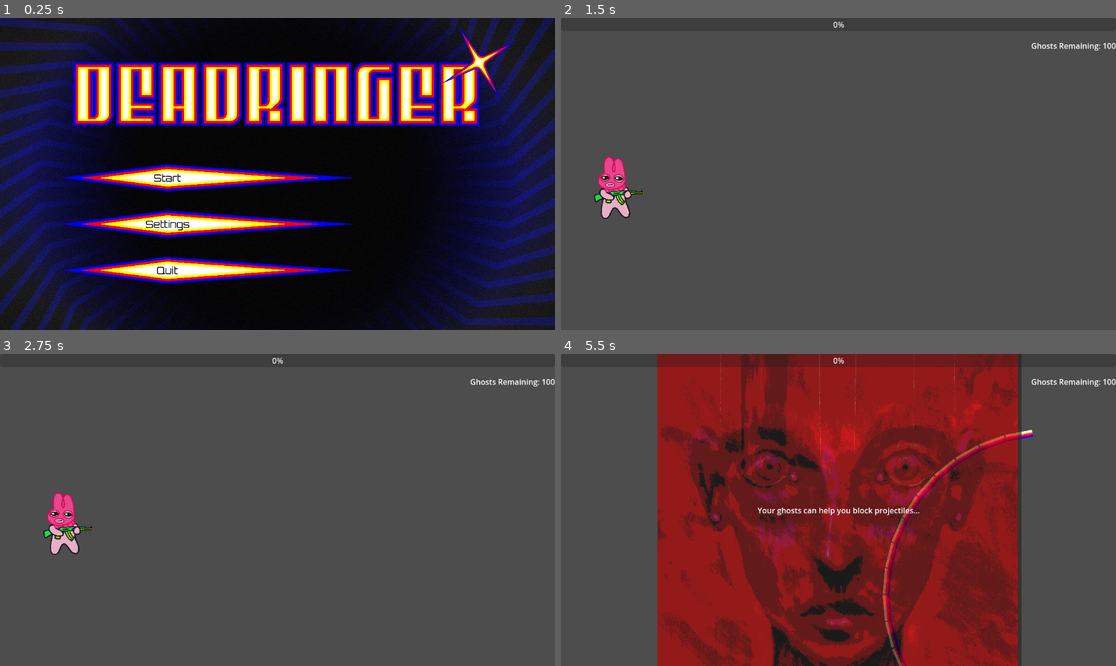
Above: before the commit, frames 1-4 (two rows, left to right).
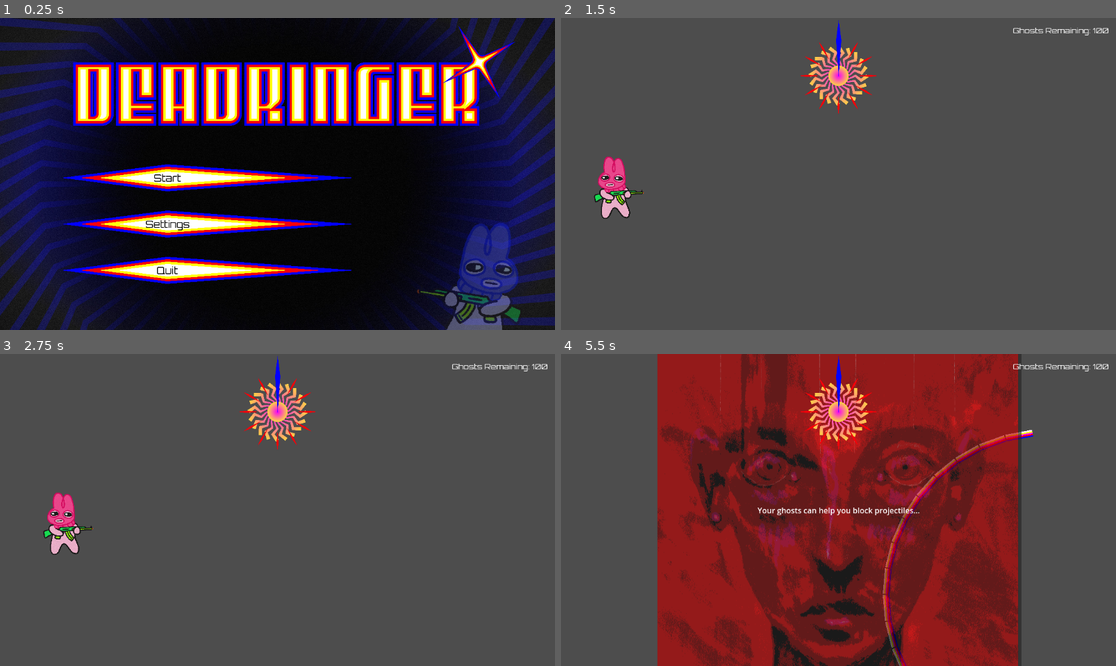
Above: after the commit, the same moments.

Repository: NovaTome/ntgamejam2025
Game: Godot game, scene res://Scenes/root.tscn
Same seed, same stepped clock (60 frames per second), same inputs: the game is played once before the commit and once after it. The engine's default icon, where the game draws it, is replaced by a stand-in: a white triangle on a blue panel in a dark square.
Inputs (mouse positions are in pixels of both pictures, inside the frame that each line leads up to):
- Up to frame 1 (0.25 s): no input
- Up to frame 2 (1.5 s): click "Start" at 0.5 s; tap Enter at 1.25 s; move the mouse to (960, 158) at 1.27 s; hold D (right) from 1.28 s (still down); hold R (ring) from 1.28 s (still down); click (960, 158) at 1.42 s
- Up to frame 3 (2.75 s): move the mouse to (166, 525) at 2.02 s; release D (right) at 2.03 s; release R (ring) at 2.03 s; hold S (down) from 2.03 s (still down); tap Space (fire) at 2.1 s; tap R (ring) at 2.3 s
- Up to frame 4 (5.5 s): move the mouse to (894, 441) at 2.77 s; release S (down) at 2.78 s; hold D (right) 2.78-3.53 s; hold R (ring) 2.78-3.53 s; tap Space (fire) at 3.5, 5.1 s; move the mouse to (810, 572) at 3.52 s; hold W (up) 3.53-4.28 s; tap X (spawn) at 3.6 s; click (810, 572) at 3.67 s; tap R (ring) at 3.8, 5.3 s; move the mouse to (1005, 556) at 4.27 s; hold R (ring) 4.28-5.03 s; hold A (left) from 4.28 s (still down); move the mouse to (672, 463) at 5.02 s

The runs differ from the first frame. In frame 1, 2.9% of the frame differs, in the area x 75-94%, y 65-100%; in frame 2, 1.5%; in frame 3, 1.5%; in frame 4, 4.0%, in the area x 17-100%, y 0-31%.

Commit message:
Add clock, Add ghost to main menu, Add quit functionality to quit button

Diff:
--- a/Scenes/UI/gui.tscn
+++ b/Scenes/UI/gui.tscn
@@ -1,18 +1,13 @@
-[gd_scene load_steps=3 format=3 uid="uid://ciq371u7ni228"]
+[gd_scene load_steps=6 format=3 uid="uid://ciq371u7ni228"]
 
 [ext_resource type="Script" uid="uid://dblvl5rd8204o" path="res://Scripts/UI/gui.gd" id="1_vqpta"]
 [ext_resource type="Texture2D" uid="uid://bieclbc2u0d4p" path="res://Assets/face.png" id="2_q081c"]
+[ext_resource type="FontFile" uid="uid://lcrbq1y7yp2m" path="res://Assets/Orbitron-VariableFont_wght.ttf" id="3_81ldm"]
+[ext_resource type="Texture2D" uid="uid://lxn7is4qcamv" path="res://Assets/Clock/TheClock-01.png" id="3_nxoro"]
+[ext_resource type="Texture2D" uid="uid://fbqfxi0v0pup" path="res://Assets/Clock/TheClock-14.png" id="4_cksue"]
 
 [node name="GUI" type="CanvasLayer"]
 script = ExtResource("1_vqpta")
-
-[node name="ProgressBar" type="ProgressBar" parent="."]
-anchors_preset = 10
-anchor_right = 1.0
-offset_bottom = 27.0
-grow_horizontal = 2
-max_value = 60.0
-metadata/_edit_use_anchors_ = true
 
 [node name="Timer" type="Timer" parent="."]
 wait_time = 0.2
@@ -48,11 +43,36 @@
 anchors_preset = 1
 anchor_left = 1.0
 anchor_right = 1.0
-offset_left = -158.0
-offset_top = 46.0
-offset_bottom = 69.0
+offset_left = -177.0
+offset_top = 15.0
+offset_right = -15.0
+offset_bottom = 38.0
 grow_horizontal = 0
+theme_override_fonts/font = ExtResource("3_81ldm")
 text = "Ghosts Remaining:"
+
+[node name="ClockFaceTextureRect" type="TextureRect" parent="."]
+anchors_preset = 5
+anchor_left = 0.5
+anchor_right = 0.5
+offset_left = -82.0
+offset_top = 38.24
+offset_right = 82.0
+offset_bottom = 202.24
+grow_horizontal = 2
+texture = ExtResource("3_nxoro")
+expand_mode = 1
+
+[node name="ClockHandTextureRect" type="TextureRect" parent="ClockFaceTextureRect"]
+layout_mode = 1
+offset_left = -61.055
+offset_top = -111.0
+offset_right = 217.945
+offset_bottom = 168.0
+pivot_offset = Vector2(143.06, 192.84)
+texture = ExtResource("4_cksue")
+expand_mode = 1
+flip_v = true
 
 [connection signal="timeout" from="Timer" to="." method="_on_timer_timeout"]
 [connection signal="timeout" from="HintTimer" to="." method="_on_hint_timer_timeout"]
--- a/Scenes/UI/main_menu.tscn
+++ b/Scenes/UI/main_menu.tscn
@@ -7,6 +7,7 @@
 [ext_resource type="Texture2D" uid="uid://bbua21511rhx5" path="res://Assets/StraightProjectiles-01.png" id="4_u7lva"]
 [ext_resource type="Texture2D" uid="uid://c0ej8we4j7ate" path="res://Assets/StraightProjectiles-02.png" id="5_mrfpk"]
 [ext_resource type="FontFile" uid="uid://lcrbq1y7yp2m" path="res://Assets/Orbitron-VariableFont_wght.ttf" id="6_4pqbp"]
+[ext_resource type="Texture2D" uid="uid://7mcbfvs0ljrx" path="res://Assets/Player/ghost_1.png" id="8_k33u3"]
 
 [sub_resource type="Animation" id="Animation_i2xx2"]
 resource_name = "ScaleAnimation"
@@ -176,4 +177,13 @@
 }
 script = ExtResource("3_o14dv")
 
+[node name="Ghost1" type="Sprite2D" parent="."]
+modulate = Color(1, 1, 1, 0.392157)
+position = Vector2(984, 552)
+rotation = 0.127409
+scale = Vector2(0.150838, 0.150838)
+texture = ExtResource("8_k33u3")
+flip_h = true
+
 [connection signal="pressed" from="StartButton" to="." method="_on_start_button_pressed"]
+[connection signal="pressed" from="QuitButton" to="." method="_on_quit_button_pressed"]
--- a/Scripts/UI/gui.gd
+++ b/Scripts/UI/gui.gd
@@ -1,6 +1,10 @@
 extends CanvasLayer
 class_name GUI
-@onready var progress_bar: ProgressBar = $ProgressBar
+
+# Clock textures
+@onready var clock_face: TextureRect = $ClockFaceTextureRect
+@onready var clock_hand: TextureRect = $ClockFaceTextureRect/ClockHandTextureRect
+
 @onready var death_hint: Label = $DeathHint
 @onready var hint_timer: Timer = $HintTimer
 @onready var jump_scare: Sprite2D = $JumpScare
@@ -8,18 +12,35 @@
 
 signal timerUp()
 
+const CLOCK_MAX: int = 300
+const CLOCK_TICK_COUNT = 12;
+const CLOCK_TICK_INTERVAL: int = CLOCK_MAX / CLOCK_TICK_COUNT;
+
+var clock_progress: int = 0
+
 func _ready():
 	ghost_label.text = "Ghosts Remaining: " + str(GameConstants.STARTING_MAX_GHOSTS)
 
+# Fires every time the Timer node triggers
 func _on_timer_timeout() -> void:
 	if not hint_timer.is_stopped(): return
-	progress_bar.value+=0.2
-	if progress_bar.value == 60:
+
+	# Advance internal progress and rotate the clock hand
+	clock_progress += 1
+	clock_hand.set_rotation_degrees(360 * (clock_progress / float(CLOCK_MAX)))
+
+	# If we hit a tick mark on the clock, render the next clock face
+	if clock_progress % CLOCK_TICK_INTERVAL == 0:
+		var clock_face_asset_index = 1 + clock_progress / CLOCK_TICK_INTERVAL
+		clock_face.texture = load("res://Assets/Clock/TheClock-%02d.png" % clock_face_asset_index)
+
+	# At the end of the clock, time's up
+	if clock_progress == CLOCK_MAX:
 		timerUp.emit()
 		resetProgress()
 
 func resetProgress() -> void:
-	progress_bar.value = 0
+	clock_progress = 0
 
 func startJumpScare() -> void:
 	jump_scare.show()
@@ -30,7 +51,7 @@
 	tween.tween_callback(jump_scare.hide)
 
 func set_ring_timer() -> void:
-	progress_bar.value = 55;
+	clock_progress = floor(CLOCK_MAX * 0.90);
 
 func _on_hint_timer_timeout() -> void:
 	death_hint.hide()
--- a/Scripts/UI/main_menu.gd
+++ b/Scripts/UI/main_menu.gd
@@ -5,3 +5,6 @@
 
 func _on_start_button_pressed() -> void:
 	game_started.emit()
+
+func _on_quit_button_pressed():
+	get_tree().quit()
Binary file added: Assets/Clock/TheClock-01.png
Not shown, added: Assets/Clock/TheClock-01.png.import
Binary file added: Assets/Clock/TheClock-02.png
Not shown, added: Assets/Clock/TheClock-02.png.import
Binary file added: Assets/Clock/TheClock-03.png
Not shown, added: Assets/Clock/TheClock-03.png.import
Binary file added: Assets/Clock/TheClock-04.png
Not shown, added: Assets/Clock/TheClock-04.png.import
Binary file added: Assets/Clock/TheClock-05.png
Not shown, added: Assets/Clock/TheClock-05.png.import
Binary file added: Assets/Clock/TheClock-06.png
Not shown, added: Assets/Clock/TheClock-06.png.import
(and 18 more such lines)
